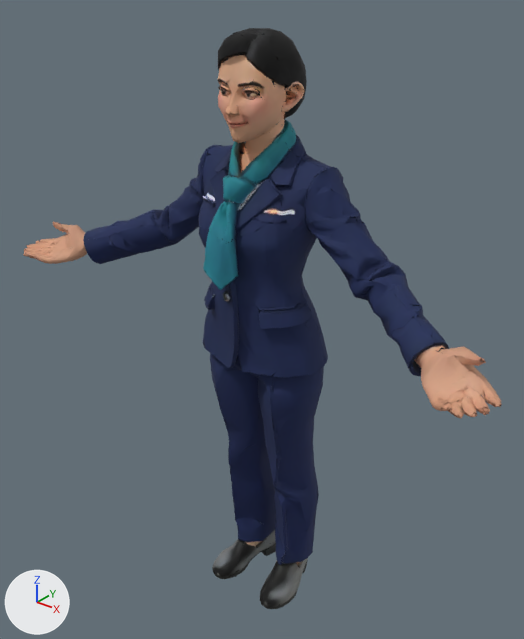
Renders of the glTF model assets/people/mid/checkin-mid.glb from each side of a commit.
Both versions are drawn from a camera (50 mm lens) standing at (1.28, -1.534, 2.044) and looking at (0.002, 0.064, 1.054). Arrows for +X, +Y and +Z are at lower left; the lights stay in place. The older version comes first. Vertices at exactly the same position are counted once.

The first picture shows 'FaceMesh'.
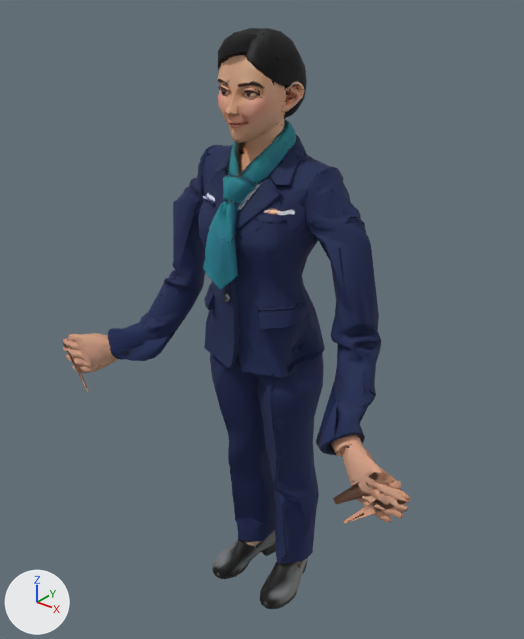
Location of each change, [x1, y1, x2, y2] in pixels of the pictures (524 x 639 px; the box of a moved part takes in the faces that stretch with it):
'FaceMesh', reshaped (27% narrower): before [23, 28, 502, 609]; after [62, 28, 410, 609]
part 1 of me_model_055, moved or reshaped: before [24, 223, 69, 264]; after [63, 334, 102, 373]
part 2 of me_model_055, moved or reshaped (mostly hidden afterwards): before [53, 221, 72, 233]; after [98, 364, 107, 369]
part 3 of me_model_055, moved or reshaped: before [448, 355, 501, 404]; after [347, 473, 384, 519]
part 4 of me_model_055, moved or reshaped (not visible afterwards): before [439, 346, 486, 362]
part 5 of me_model_055, moved or reshaped: before [488, 397, 502, 407]; after [381, 512, 392, 523]
part 6 of me_model_055, moved or reshaped (not visible afterwards): before [432, 333, 446, 343]
part 7 of me_model_055, moved or reshaped: before [23, 189, 244, 357]; after [62, 189, 244, 392]
part 8 of me_model_055, moved or reshaped: before [265, 222, 490, 418]; after [265, 222, 410, 524]

Diff of the bpy script that builds the scene:
```diff
--- a/assets/people/mid/checkin-mid.glb.py
+++ b/assets/people/mid/checkin-mid.glb.py
@@ me_model_055 @@
 # used by ob_facemesh; location = (0.0, 0.0, 0.0)
-me_model_055.from_pydata(...)  # 13349 vertices, 15000 faces; spans x -0.84..0.84, y -0.24..0.24, z 0.0..1.9
+me_model_055.from_pydata(...)  # 13349 vertices, 15000 faces; spans x -0.68..0.68, y -0.24..0.24, z 0.0..1.9
+# me_model_055 part 1: the loose piece of 309 vertices spanning x -0.84..-0.68, y -0.23..-0.06, z 1.14..1.26 is multiplied about its middle by the matrix ((0.535, 0.835, -0.128), (0.187, 0.031, 0.982), (0.824, -0.55, -0.14)), then moved by (0.17, -0.02, -0.37)
+# me_model_055 part 2: the loose piece of 77 vertices spanning x -0.78..-0.71, y -0.12..-0.05, z 1.17..1.26 is multiplied about its middle by the matrix ((0.535, 0.835, -0.128), (0.187, 0.031, 0.982), (0.824, -0.55, -0.14)), then moved by (0.21, -0.06, -0.4)
+# me_model_055 part 3: the loose piece of 177 vertices spanning x 0.69..0.84, y -0.14..-0.05, z 1.15..1.25 is multiplied about its middle by the matrix ((0.535, -0.835, 0.128), (-0.187, 0.031, 0.982), (-0.824, -0.55, -0.14)), then moved by (-0.21, -0.07, -0.4)
+# me_model_055 part 4: the loose piece of 90 vertices spanning x 0.66..0.78, y -0.12..-0.05, z 1.18..1.26 is multiplied about its middle by the matrix ((0.535, -0.835, 0.128), (-0.187, 0.031, 0.982), (-0.824, -0.55, -0.14)), then moved by (-0.2, -0.05, -0.39)
+# me_model_055 part 5: the loose piece of 34 vertices spanning x 0.81..0.84, y -0.15..-0.13, z 1.17..1.19 is multiplied about its middle by the matrix ((0.535, -0.835, 0.128), (-0.187, 0.031, 0.982), (-0.824, -0.55, -0.14)), then moved by (-0.21, -0.06, -0.39)
+# me_model_055 part 6: the loose piece of 15 vertices spanning x 0.62..0.66, y -0.08..-0.04, z 1.23..1.25 is multiplied about its middle by the matrix ((0.535, -0.835, 0.128), (-0.187, 0.031, 0.982), (-0.824, -0.55, -0.14)), then moved by (-0.18, -0.04, -0.36)
+# me_model_055 part 7: 1569 of 13349 vertices moved; they spanned x -0.84..-0.17, y -0.24..0.17, z 0.94..1.37 and now span x -0.68..-0.1, y -0.24..0.17, z 0.73..1.36; mean shift (0.11, -0.03, -0.22); largest move (-0.79, -0.24, 1.17) -> (-0.52, -0.24, 0.73)
+# me_model_055 part 8: 1524 of 13349 vertices moved; they spanned x 0.17..0.83, y -0.24..0.18, z 0.94..1.37 and now span x 0.1..0.68, y -0.24..0.18, z 0.73..1.36; mean shift (-0.11, -0.03, -0.23); largest move (0.78, -0.24, 1.17) -> (0.52, -0.24, 0.73)
+# other edits to the shape of me_model_055 do not show in these pictures
 me_model_055.materials.append(mat_face)
```
